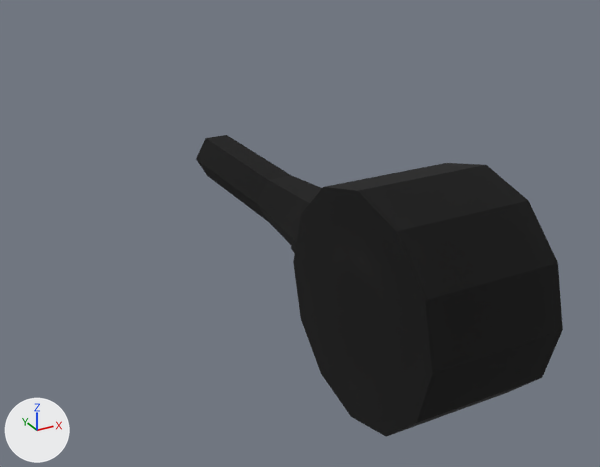
The glTF model packs/tribes2/config/AssetPacks/tribes2/t2_turret_tank_barrelchain.glb: old version first, new version second.
One viewpoint serves both versions: a camera (50 mm lens) standing at (-1.58, -2.04, 1.34) and looking at (0.23, 1.25, -0.3). Every picture has the same lights, and +X, +Y and +Z are marked at lower left. The first picture is the older version. Where no turn or scale is listed for an object, it has been applied to the vertices.

In view in the first picture: 'chaingunBarrel2', 'chaingunCyl2' and 1 more.
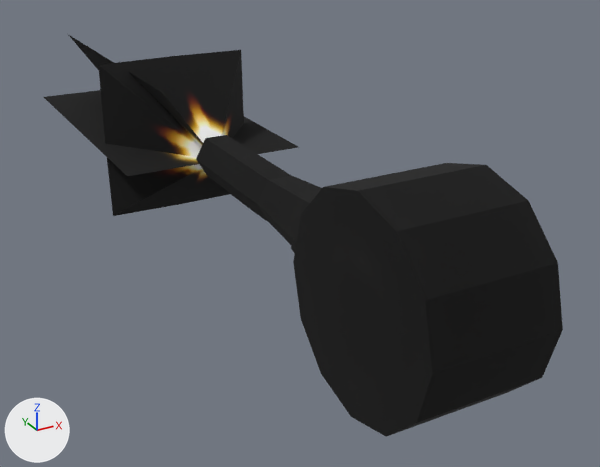
The edits, one by one:
Picture 'chg_fmzl' (img_chg_fmzl) is new.
Picture 'chg_smzl' (img_chg_smzl) is new.
Material 'chg_fmzl' (mat_chg_fmzl) is new.
Its texture is img_chg_fmzl.
Its roughness is 1.0.
Material 'chg_smzl' (mat_chg_smzl) is new.
Its texture is img_chg_smzl.
Its roughness is 1.0.
Mesh me_muzzleflashfront is new.
It has 9 vertices, 8 faces and spans x -0.416..0.416, y -0.055..0.492, z -0.442..0.423.
It uses material mat_chg_fmzl (picture img_chg_fmzl).
Mesh me_muzzleflashhorizontal is new.
It has 4 vertices, 2 faces and spans x 0.01, y -0.48..0.48, z -0.39..1.36.
It uses material mat_chg_smzl (picture img_chg_smzl).
Mesh me_muzzleflashdiagleft is new.
It has 4 vertices, 2 faces and spans x -0.01, y -0.47..0.48, z -0.39..1.36.
It uses material mat_chg_smzl (picture img_chg_smzl).
Object 'MuzzleFlashDiagLeft2' (ob_muzzleflashdiagleft2) now shows me_muzzleflashdiagleft instead of nothing.
Object 'MuzzleFlashHorizontal2' (ob_muzzleflashhorizontal2) now shows me_muzzleflashhorizontal instead of nothing.
Object 'MuzzleFlashFront2' (ob_muzzleflashfront2) now shows me_muzzleflashfront instead of nothing.

What differs and where, as boxes (x1, y1, x2, y2) in the pictures (600 x 467 px):
'MuzzleFlashFront2', now drawn: after (98, 50, 244, 216)
'MuzzleFlashHorizontal2', now drawn: after (43, 90, 298, 176)
'MuzzleFlashDiagLeft2', now drawn: after (69, 35, 266, 221)
